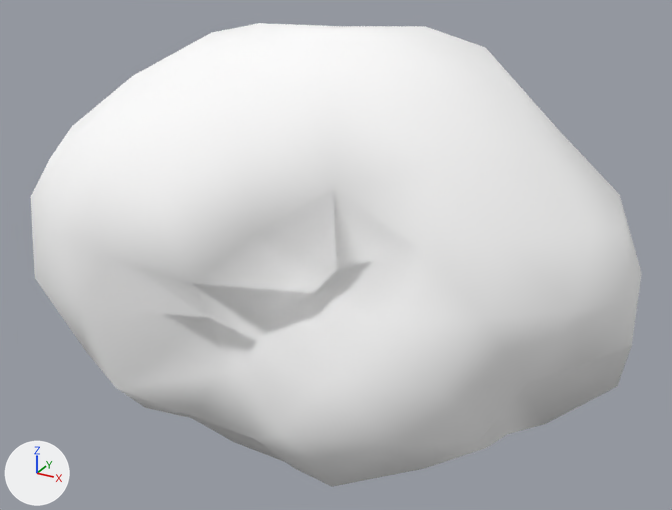
One commit to the glTF model assets/asteroids/asteroid_sml_28.glb: the scene before it, then after it.
Both versions are drawn from a 50 mm lens placed at (1.339, -2.468, 1.314), pointed at (-0.027, 0.016, 0.072). The lights are fixed; the arrows at lower left show +X, +Y and +Z. The picture after the commit comes second. Vertices at exactly the same position are counted once.

Objects in the first picture: 'asteroid_sml_28'.
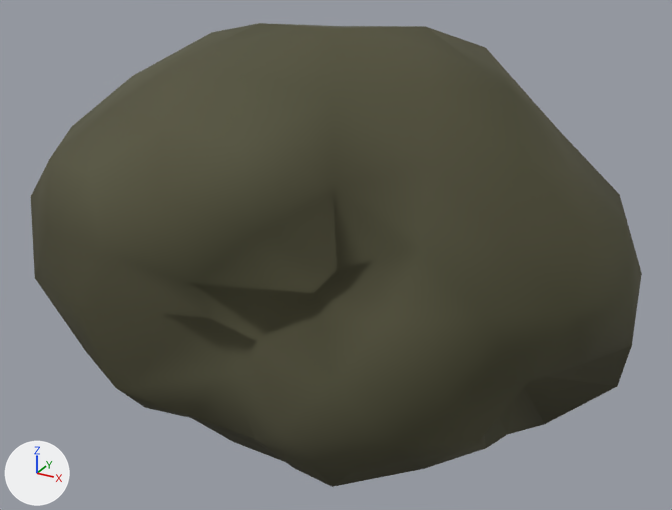
The change, as a diff of the scene's bpy script:
```diff
--- a/assets/asteroids/asteroid_sml_28.glb.py
+++ b/assets/asteroids/asteroid_sml_28.glb.py
@@ mat_rock_asteroid_sml_28 @@
 n0 = _N.new('ShaderNodeBsdfPrincipled'); n0.name = 'Principled BSDF'
-n0.inputs[0].default_value = (1.0, 1.0, 1.0, 1.0)  # 'Base Color', white #ffffff
-n0.inputs[1].default_value = 0.00796  # 'Metallic'
-n0.inputs[2].default_value = 0.921  # 'Roughness'
+n0.inputs[1].default_value = 0.0176  # 'Metallic'
+n0.inputs[2].default_value = 0.888  # 'Roughness'
 n1 = _N.new('ShaderNodeOutputMaterial'); n1.name = 'Material Output'
+n2 = _N.new('ShaderNodeVertexColor'); n2.name = 'Color Attribute'
 _L.new(n0.outputs[0], n1.inputs[0])  # 'BSDF' to 'Surface'
+_L.new(n2.outputs[0], n0.inputs[0])  # 'Color' to 'Base Color'
@@ me_icosphere @@
 me_icosphere.from_pydata(...)  # 162 vertices, 320 faces; spans x -1.09..0.95, y -0.63..0.62, z -0.7..0.85
 # used by ob_asteroid_sml_28; location = (0.0, 0.0, 0.0)
+# me_icosphere part 1: vertex colours changed
 me_icosphere.materials.append(mat_rock_asteroid_sml_28)
```

Pixel boxes [x1, y1, x2, y2] of what changed, in the pictures (672 x 510 px):
'asteroid_sml_28', recoloured (darker)
    both: [31, 23, 642, 487]
